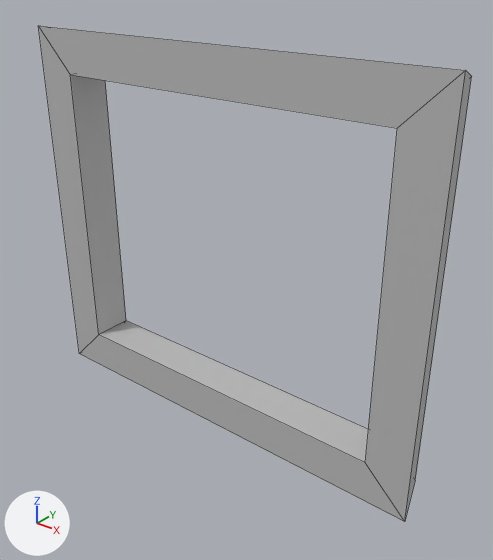
A saved change to the FBX model OLU/Assets/Meshes/Frame1.fbx.
Both versions are drawn from a camera (50 mm lens) standing at (-0.65, -2.81, 1.97) and looking at (-2.98, 0.09, 0.17). Every picture has the same lights, and +X, +Y and +Z are marked at lower left. Mesh edges are drawn as thin lines. Where no turn or scale is listed for an object, it has been applied to the vertices.

Objects in the first picture: 'Frame1'.
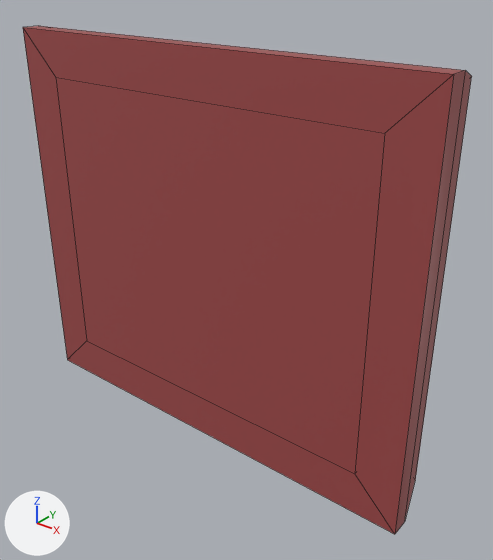
Commit message: Title modified.

What changed in the scene script:
```text
Add mat_titlemat:
    mat_titlemat = principled_material('TitleMat')
    mat_titlemat.base_color = (0.358, 0.0702, 0.0702)  # brown #a14b4b
Change me_mesh:
    used by ob_frame1; location = (-3.155, 0.099, 0.31)
    remove me_mesh.from_pydata(...)  # 16 vertices, 16 faces; spans x -1.41..1.41, y -0.14..0.14, z -1.22..1.22
    add me_mesh.from_pydata(...)  # 24 vertices, 24 faces; spans x -1.41..1.41, y -0.25..0.14, z -1.22..1.22
    me_mesh part 1
    4 faces are deleted
    8 new vertices lie (0.0, -0.11, 0.0) away from vertices in x -1.41..1.41, y -0.14, z -1.22..1.22
    12 new faces join them
    me_mesh part 2: 12 faces spanning x -1.41..1.41, y -0.14..0.14, z -1.22..1.22 switch from mat_lambert1 (grey #bcbcbc) to mat_titlemat (brown #a14b4b)
```

What differs and where, as boxes (x1, y1, x2, y2) in the pictures (493 x 560 px):
'Frame1', reshaped: before (38, 26, 472, 522); after (23, 26, 472, 534)
part 1 of me_mesh, built on: before (38, 26, 465, 522); after (23, 26, 465, 534)
part 2 of me_mesh, recoloured (grey to brown): before (71, 70, 472, 519); after (405, 70, 472, 519)
